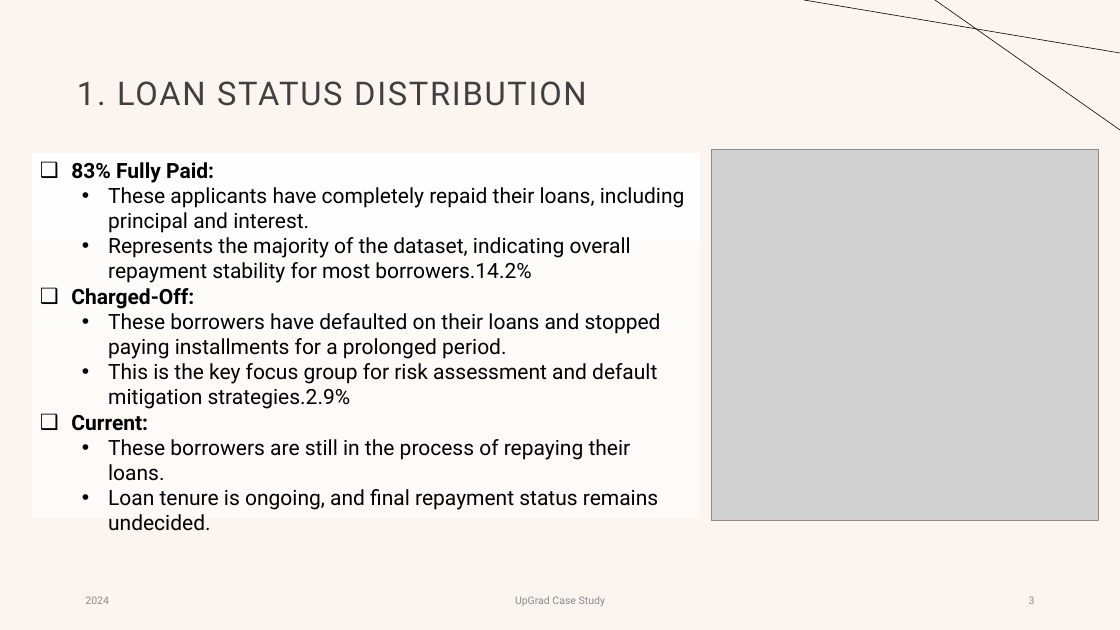
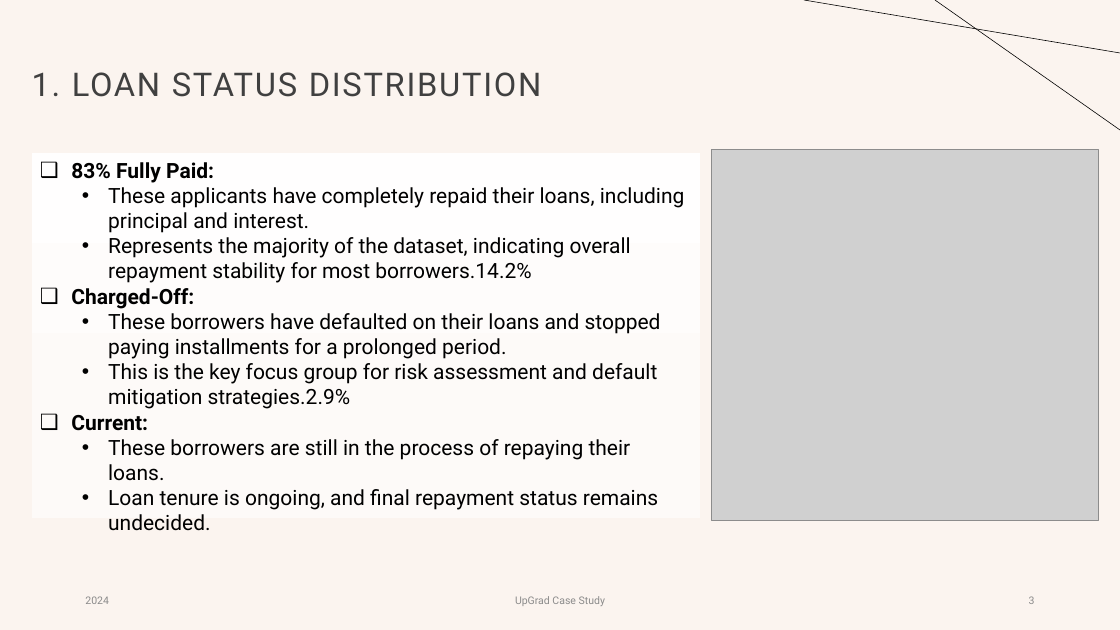
Before and after one commit to gowthambavireddy/LendingClubPratice, a slide deck: slide 3 of Lending Club Case study.pptx. Drawn at 1120x630 pixels with LibreOffice and Linux fonts; fonts in the diff are those of the drawing; grey boxes stand for pictures. Boxes give left, top, right and bottom in pixels: in the first picture for what was removed or moved away, otherwise in the second. Text is boxed around its words. In the diff, an @@ line names an element or a change of style, - is before the commit and + after.

```diff
--- a/Lending Club Case study.pptx
+++ b/Lending Club Case study.pptx
@@ title "1. LOAN STATUS DISTRIBUTION": place and size @@
-title "1. LOAN STATUS DISTRIBUTION" at <box>77,81,587,106</box>
+title "1. LOAN STATUS DISTRIBUTION" at <box>32,72,542,97</box>
```
Also in this commit, not shown: 1 other slide changed, 2 slides added, 1 slide removed.
